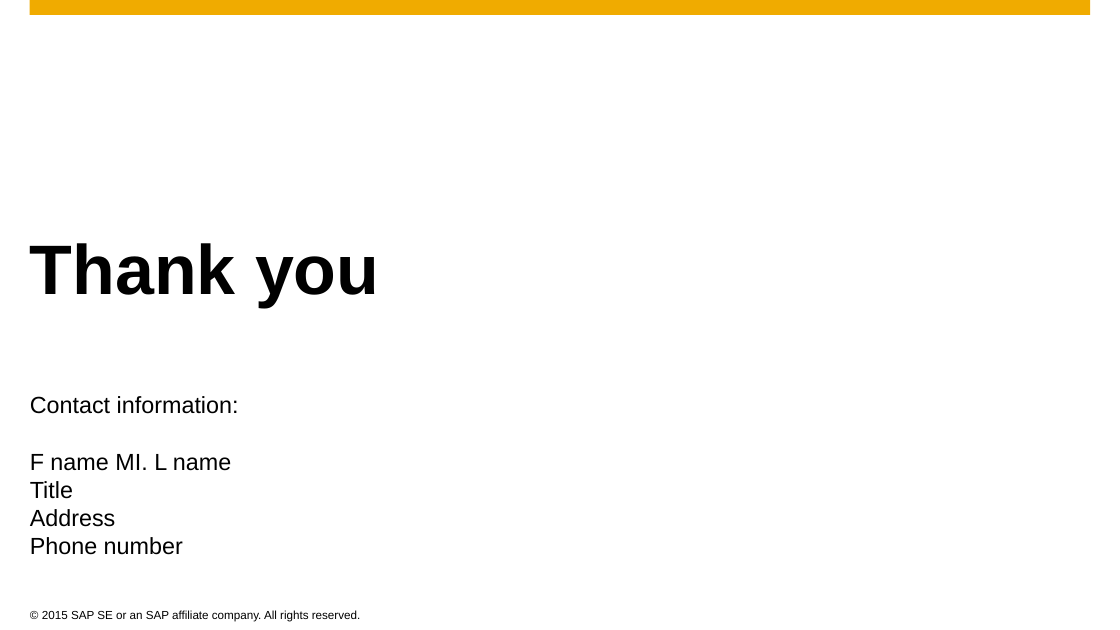
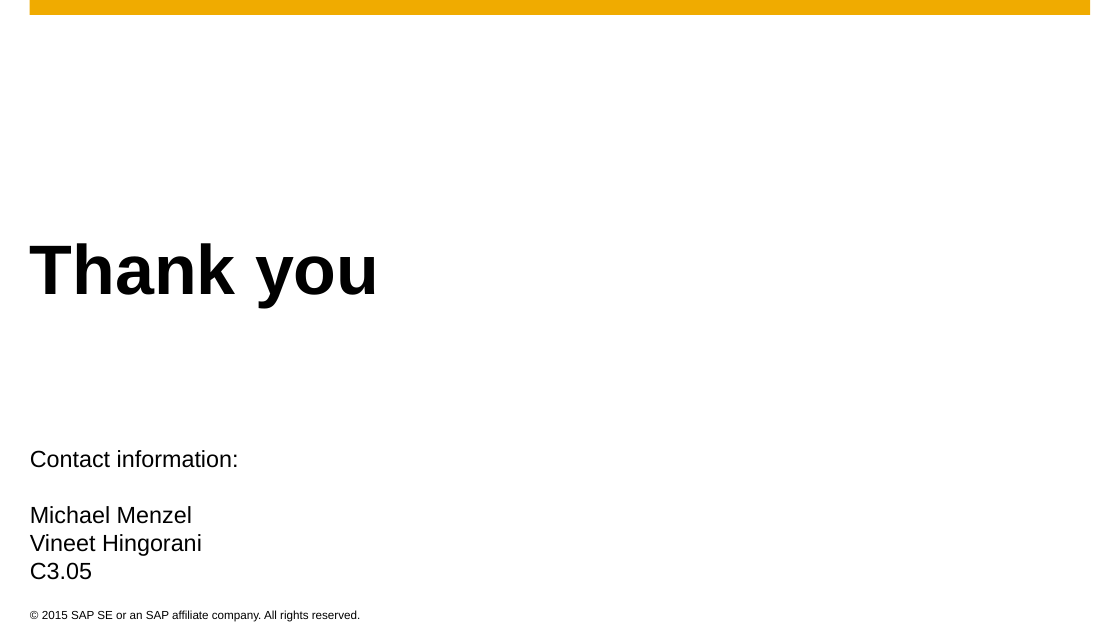
Before and after one commit to Hingo/ansible_meteor, a slide deck: slide 24 of presentation/slides.pptx (slide 28 before the commit). Drawn at 1120x630 pixels with LibreOffice and Linux fonts; fonts in the diff are those of the drawing; background and template pictures are left out. Boxes give left, top, right and bottom in pixels: in the first picture for what was removed or moved away, otherwise in the second. Text is boxed around its words. In the diff, an @@ line names an element or a change of style, - is before the commit and + after.

```diff
--- a/presentation/slides.pptx
+++ b/presentation/slides.pptx
@@ text at bbox=[30, 506, 202, 580]: text changed @@
-F name MI. L name
-Title
-Address
-Phone number
+Michael Menzel
+Vineet Hingorani
+C3.05
```
Also in this commit, not shown: 3 other slides changed, 3 slides added, 7 slides removed.
